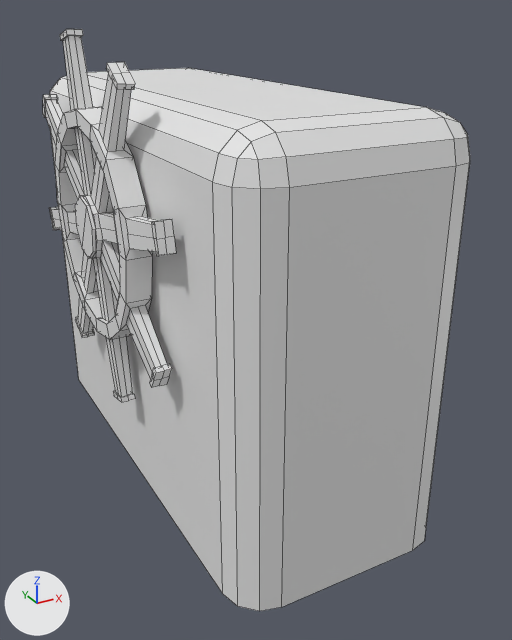
The Blender file livre-game-jam/models/timao.blend, before and after one commit.
Both versions are drawn from a 50 mm camera at (-1.6, -5.96, 1.75) aimed at (1.43, -0.45, -1.01). Arrows for +X, +Y and +Z are at lower left; the lights stay in place. Mesh edges are drawn as thin lines.
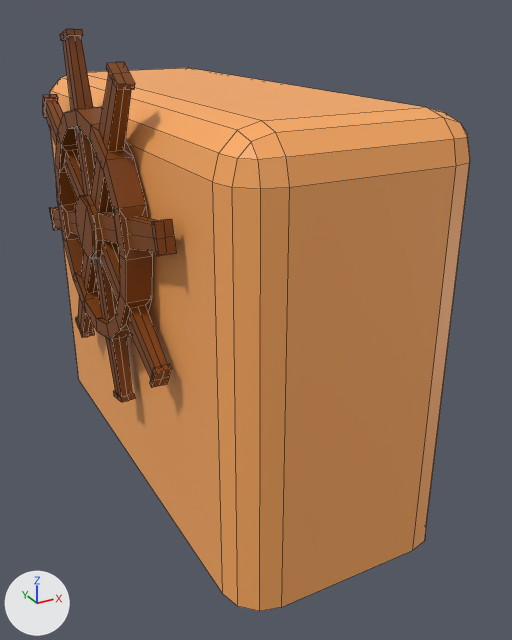
What differs and where, as boxes [x1, y1, x2, y2] in the pictures (512 x 640 px):
'Circle.001', recoloured (grey to orange)
    both: [50, 68, 470, 611]
'Circle', recoloured (grey to brown)
    both: [43, 29, 176, 402]

Patch to the scene script:
```diff
--- a/livre-game-jam/models/timao.blend.py
+++ b/livre-game-jam/models/timao.blend.py
@@ mat_material_002 @@
+mat_material_002 = principled_material('Material.002')
+mat_material_002.base_color = (1.0, 0.411, 0.119)  # orange #ffac61
@@ mat_material_001 @@
+mat_material_001 = principled_material('Material.001')
+mat_material_001.base_color = (0.214, 0.0523, 0.0)  # brown #7f4100
@@ me_circle @@
 me_circle.from_pydata(...)  # 512 vertices, 500 faces; spans x -1.59..1.59, y -1.59..1.59, z -0.03..0.22
+me_circle.materials.append(mat_material_001)  # brown #7f4100
@@ me_circle_001 @@
 me_circle_001.from_pydata(...)  # 64 vertices, 58 faces; spans x -1.12..2.53, y -2.39..2.38, z 0.25..2.25
+me_circle_001.materials.append(mat_material_002)  # orange #ffac61
```
